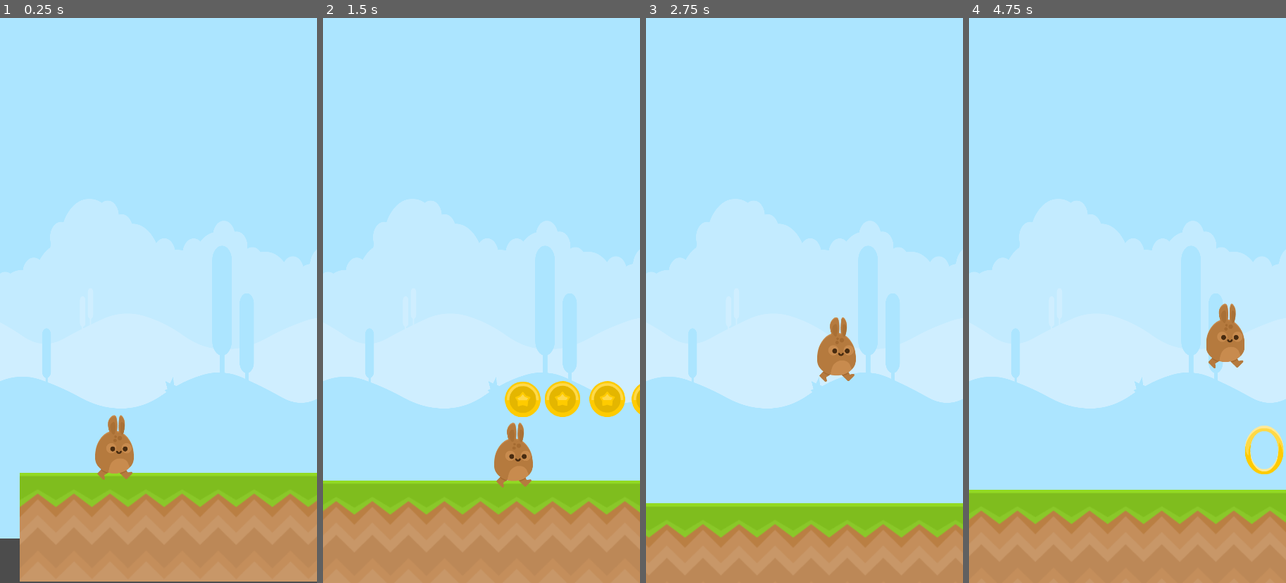
Above: before the commit, frames 1-4 (left to right).
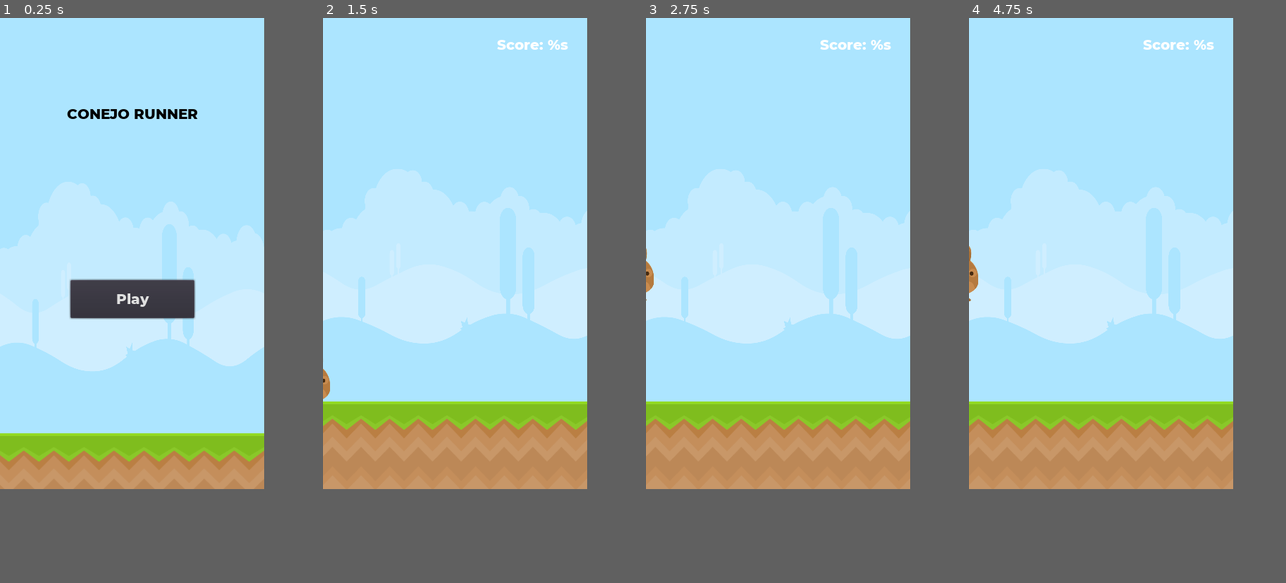
Above: after the commit, the same moments.

Repository: mrbarrientosg/juego-conejo
Game: Godot game, scene res://menu/MainScreen.tscn
The game is run twice, just before and just after one commit, with the same random seed, the same clock (stepped at 60 frames per second) and the same inputs. Before the commit the project starts from res://levels/SampleLevel.tscn.
Inputs (mouse positions are in pixels of both pictures, inside the frame that each line leads up to):
- Up to frame 1 (0.25 s): no input
- Up to frame 2 (1.5 s): click (481, 357) at 0.5 s, where only the run after the commit has a clickable "Play"; move the mouse to (551, 272) at 1.27 s
- Up to frame 3 (2.75 s): click (874, 272) at 1.52 s; move the mouse to (741, 328) at 2.02 s; click (741, 328) at 2.27 s
- Up to frame 4 (4.75 s): move the mouse to (1159, 176) at 2.77 s; move the mouse to (1111, 413) at 3.52 s; click (1111, 413) at 3.77 s; move the mouse to (1222, 385) at 4.27 s; click (1222, 385) at 4.52 s
In our replay, the window is 450x800 before the commit and 375x667 after it. These sizes can differ from the game's own. Grey fills any space a smaller window leaves; there, only what the larger window draws over its background counts as a difference.

The runs differ from the first frame. In frame 1, 36% of the frame differs, in the area x 0-100%, y 16-100%; in frame 2, 40%, in the area x 0-100%, y 3-100%; in frame 3, 37%; in frame 4, 40%.

Commit message:
test drag

Diff:
--- a/actors/Enemy.tscn
+++ b/actors/Enemy.tscn
@@ -8,12 +8,13 @@
 height = 8.0
 
 [sub_resource type="RectangleShape2D" id=2]
-extents = Vector2( 18, 5 )
+extents = Vector2( 16, 5 )
 
 [node name="Enemy" type="KinematicBody2D"]
 collision_layer = 2
 collision_mask = 9
 script = ExtResource( 2 )
+speed = Vector2( 100, 800 )
 
 [node name="skin" type="Sprite" parent="."]
 position = Vector2( 1.50463e-36, -26 )
--- a/actors/Player.tscn
+++ b/actors/Player.tscn
@@ -27,26 +27,27 @@
 [node name="skin" type="AnimatedSprite" parent="."]
 position = Vector2( 0, -38 )
 scale = Vector2( 0.38, 0.38 )
-frames = SubResource( 3 )
+frames = SubResource( 1 )
 animation = "run"
 
 [node name="CollisionShape2D" type="CollisionShape2D" parent="."]
 position = Vector2( 0, -30 )
-shape = SubResource( 1 )
+shape = SubResource( 2 )
 
 [node name="Camera2D" type="Camera2D" parent="."]
-position = Vector2( 0, -171 )
+offset = Vector2( 50, 0 )
 current = true
+zoom = Vector2( 1.05, 1 )
 limit_left = 0
 limit_top = 0
 limit_smoothed = true
 drag_margin_h_enabled = true
 drag_margin_v_enabled = true
 smoothing_enabled = true
-smoothing_speed = 7.0
+smoothing_speed = 10.0
 drag_margin_left = 0.0
 drag_margin_right = 0.0
-drag_margin_bottom = 0.1
+drag_margin_bottom = 0.0
 
 [node name="EnemyDetector" type="Area2D" parent="."]
 position = Vector2( 0, -30 )
--- /dev/null
+++ b/assest/font.tres
@@ -0,0 +1,7 @@
+[gd_resource type="DynamicFont" load_steps=2 format=2]
+
+[ext_resource path="res://Montserrat-ExtraBold.ttf" type="DynamicFontData" id=1]
+
+[resource]
+size = 20
+font_data = ExtResource( 1 )
--- /dev/null
+++ b/assest/ui_theme.tres
@@ -0,0 +1,6 @@
+[gd_resource type="Theme" load_steps=2 format=2]
+
+[ext_resource path="res://assest/font.tres" type="DynamicFont" id=1]
+
+[resource]
+default_font = ExtResource( 1 )
--- /dev/null
+++ b/autoload/PlayerData.tscn
@@ -0,0 +1,6 @@
+[gd_scene load_steps=2 format=2]
+
+[ext_resource path="res://scripts/PlayerData.gd" type="Script" id=1]
+
+[node name="PlayerData" type="Node"]
+script = ExtResource( 1 )
--- a/levels/SampleLevel.tscn
+++ b/levels/SampleLevel.tscn
@@ -10,6 +10,7 @@
 [ext_resource path="res://objects/Coin.tscn" type="PackedScene" id=8]
 [ext_resource path="res://objects/Portal2D.tscn" type="PackedScene" id=9]
 [ext_resource path="res://levels/SampleLevel2.tscn" type="PackedScene" id=10]
+[ext_resource path="res://menu/GameInterface.tscn" type="PackedScene" id=11]
 
 [sub_resource type="ConvexPolygonShape2D" id=1]
 points = PoolVector2Array( 128, 128, 0, 128, 0, 0, 128, 0 )
@@ -37,6 +38,10 @@
 "_edit_horizontal_guides_": [ 704.0 ],
 "_edit_vertical_guides_": [ 1536.0 ]
 }
+
+[node name="CanvasLayer2" type="CanvasLayer" parent="."]
+
+[node name="GameInterface" parent="CanvasLayer2" instance=ExtResource( 11 )]
 
 [node name="CanvasLayer" type="CanvasLayer" parent="."]
 layer = -4
@@ -80,7 +85,7 @@
 collision_layer = 8
 collision_mask = 0
 format = 1
-tile_data = PoolIntArray( 589824, 0, 0, 589826, 0, 0, 589828, 0, 0, 589830, 0, 0, 589832, 0, 0, 589833, 1, 0, 589834, 0, 0, 589836, 0, 0, 589838, 0, 0, 589839, 1, 0, 589840, 0, 0, 589842, 0, 0, 589844, 0, 0, 589846, 0, 0 )
+tile_data = PoolIntArray( 589824, 0, 0, 589826, 0, 0, 589828, 0, 0, 589830, 0, 0, 589832, 0, 0, 589833, 1, 0, 589834, 0, 0, 589836, 0, 0, 589838, 0, 0, 589839, 1, 0, 589840, 0, 0, 589842, 0, 0, 589844, 0, 0, 589846, 0, 0, 589848, 0, 0 )
 
 [node name="Portal2D" parent="." instance=ExtResource( 9 )]
 position = Vector2( 1508, 559 )
@@ -88,6 +93,7 @@
 
 [node name="Player" parent="." instance=ExtResource( 2 )]
 position = Vector2( 37, 576 )
+speed = Vector2( 1, 1000 )
 
 [node name="Camera2D" parent="Player" index="2"]
 limit_right = 1536
@@ -96,22 +102,15 @@
 [node name="Enemy" parent="." instance=ExtResource( 3 )]
 position = Vector2( 1386, 558 )
 
-[node name="Coin" parent="." instance=ExtResource( 8 )]
-position = Vector2( 498, 480 )
+[node name="Coins" type="Node" parent="."]
 
-[node name="Coin2" parent="." instance=ExtResource( 8 )]
-position = Vector2( 545, 480 )
+[node name="Coin" parent="Coins" instance=ExtResource( 8 )]
+position = Vector2( 501, 546 )
 
-[node name="Coin3" parent="." instance=ExtResource( 8 )]
-position = Vector2( 598, 480 )
+[node name="Coin2" parent="Coins" instance=ExtResource( 8 )]
+position = Vector2( 553, 546 )
 
-[node name="Coin4" parent="." instance=ExtResource( 8 )]
-position = Vector2( 648, 480 )
-
-[node name="Coin5" parent="." instance=ExtResource( 8 )]
-position = Vector2( 698, 480 )
-
-[node name="Coin6" parent="." instance=ExtResource( 8 )]
-position = Vector2( 750, 480 )
+[node name="Coin3" parent="Coins" instance=ExtResource( 8 )]
+position = Vector2( 612, 546 )
 
 [editable path="Player"]
--- /dev/null
+++ b/menu/ChangeSceneButton.tscn
@@ -0,0 +1,12 @@
+[gd_scene load_steps=2 format=2]
+
+[ext_resource path="res://scripts/ChangeSceneButton.gd" type="Script" id=1]
+
+[node name="ChangeSceneButton" type="Button"]
+margin_right = 176.0
+margin_bottom = 54.0
+size_flags_vertical = 3
+script = ExtResource( 1 )
+__meta__ = {
+"_edit_use_anchors_": false
+}
--- /dev/null
+++ b/menu/EndScreen.tscn
@@ -0,0 +1,195 @@
+[gd_scene load_steps=17 format=2]
+
+[ext_resource path="res://assest/PNG/Background/bg_layer2.png" type="Texture" id=1]
+[ext_resource path="res://assest/PNG/Background/bg_layer4.png" type="Texture" id=2]
+[ext_resource path="res://assest/PNG/Background/bg_layer3.png" type="Texture" id=3]
+[ext_resource path="res://assest/PNG/Background/bg_layer1.png" type="Texture" id=4]
+[ext_resource path="res://assest/ui_theme.tres" type="Theme" id=5]
+[ext_resource path="res://assest/PNG/Ground/Grass/grassRight.png" type="Texture" id=6]
+[ext_resource path="res://assest/PNG/Ground/Grass/grassMid.png" type="Texture" id=7]
+[ext_resource path="res://assest/PNG/Ground/Grass/grassLeft.png" type="Texture" id=8]
+[ext_resource path="res://actors/Player.tscn" type="PackedScene" id=9]
+[ext_resource path="res://menu/ChangeSceneButton.tscn" type="PackedScene" id=10]
+[ext_resource path="res://Montserrat-ExtraBold.ttf" type="DynamicFontData" id=12]
+
+[sub_resource type="DynamicFont" id=5]
+font_data = ExtResource( 12 )
+
+[sub_resource type="ConvexPolygonShape2D" id=1]
+points = PoolVector2Array( 128, 128, 0, 128, 0, 0, 128, 0 )
+
+[sub_resource type="ConvexPolygonShape2D" id=2]
+points = PoolVector2Array( 128, 128, 0, 128, 0, 0, 128, 0 )
+
+[sub_resource type="ConvexPolygonShape2D" id=3]
+points = PoolVector2Array( 128, 128, 0, 128, 0, 0, 128, 0 )
+
+[sub_resource type="TileSet" id=4]
+0/name = "grassMid.png 0"
+0/texture = ExtResource( 7 )
+0/tex_offset = Vector2( 0, 0 )
+0/modulate = Color( 1, 1, 1, 1 )
+0/region = Rect2( 0, 0, 128, 128 )
+0/tile_mode = 0
+0/occluder_offset = Vector2( 0, 0 )
+0/navigation_offset = Vector2( 0, 0 )
+0/shapes = [ {
+"autotile_coord": Vector2( 0, 0 ),
+"one_way": false,
+"one_way_margin": 1.0,
+"shape": SubResource( 1 ),
+"shape_transform": Transform2D( 1, 0, 0, 1, 0, 0 )
+} ]
+0/z_index = 0
+1/name = "grassLeft.png 1"
+1/texture = ExtResource( 8 )
+1/tex_offset = Vector2( 0, 0 )
+1/modulate = Color( 1, 1, 1, 1 )
+1/region = Rect2( 0, 0, 128, 128 )
+1/tile_mode = 0
+1/occluder_offset = Vector2( 0, 0 )
+1/navigation_offset = Vector2( 0, 0 )
+1/shapes = [ {
+"autotile_coord": Vector2( 0, 0 ),
+"one_way": false,
+"one_way_margin": 1.0,
+"shape": SubResource( 2 ),
+"shape_transform": Transform2D( 1, 0, 0, 1, 0, 0 )
+} ]
+1/z_index = 0
+2/name = "grassRight.png 2"
+2/texture = ExtResource( 6 )
+2/tex_offset = Vector2( 0, 0 )
+2/modulate = Color( 1, 1, 1, 1 )
+2/region = Rect2( 0, 0, 128, 128 )
+2/tile_mode = 0
+2/occluder_offset = Vector2( 0, 0 )
+2/navigation_offset = Vector2( 0, 0 )
+2/shapes = [ {
+"autotile_coord": Vector2( 0, 0 ),
+"one_way": false,
+"one_way_margin": 1.0,
+"shape": SubResource( 3 ),
+"shape_transform": Transform2D( 1, 0, 0, 1, 0, 0 )
+} ]
+2/z_index = 0
+
+[node name="MainScreen" type="Control"]
+anchor_right = 1.0
+anchor_bottom = 1.0
+theme = ExtResource( 5 )
+__meta__ = {
+"_edit_horizontal_guides_": [ 716.0, 0.0 ],
+"_edit_use_anchors_": false,
+"_edit_vertical_guides_": [ 525.0, -116.0 ]
+}
+
+[node name="bg_layer1" type="TextureRect" parent="."]
+anchor_right = 1.0
+anchor_bottom = 1.0
+texture = ExtResource( 4 )
+expand = true
+__meta__ = {
+"_edit_use_anchors_": false
+}
+
+[node name="bg_layer2" type="TextureRect" parent="."]
+anchor_right = 1.0
+anchor_bottom = 1.0
+texture = ExtResource( 1 )
+expand = true
+__meta__ = {
+"_edit_use_anchors_": false
+}
+
+[node name="bg_layer3" type="TextureRect" parent="."]
+anchor_right = 1.0
+anchor_bottom = 1.0
+texture = ExtResource( 3 )
+expand = true
+
+[node name="bg_layer4" type="TextureRect" parent="."]
+anchor_right = 1.0
+anchor_bottom = 1.0
+texture = ExtResource( 2 )
+expand = true
+__meta__ = {
+"_edit_use_anchors_": false
+}
+
+[node name="Label" type="Label" parent="."]
+anchor_left = 0.5
+anchor_right = 0.5
+margin_left = -110.5
+margin_top = 121.0
+margin_right = 111.5
+margin_bottom = 152.0
+custom_colors/font_color = Color( 0, 0, 0, 1 )
+text = "Conejo Runner"
+align = 1
+valign = 1
+uppercase = true
+__meta__ = {
+"_edit_use_anchors_": false
+}
+
+[node name="Score" type="Label" parent="."]
+anchor_left = 0.5
+anchor_right = 0.5
+margin_left = -139.5
+margin_top = 237.0
+margin_right = 139.5
+margin_bottom = 268.0
+custom_fonts/font = SubResource( 5 )
+custom_colors/font_color = Color( 0, 0, 0, 1 )
+text = "Your final score is %s."
+align = 1
+valign = 1
+__meta__ = {
+"_edit_use_anchors_": false
+}
+
+[node name="VBoxContainer" type="VBoxContainer" parent="."]
+anchor_left = 0.5
+anchor_right = 0.5
+margin_left = -87.5
+margin_top = 356.0
+margin_right = 102.5
+margin_bottom = 460.0
+size_flags_vertical = 3
+__meta__ = {
+"_edit_use_anchors_": false
+}
+
+[node name="PlayButton" parent="VBoxContainer" instance=ExtResource( 10 )]
+margin_right = 190.0
+margin_bottom = 50.0
+text = "Play "
+
+[node name="Back" parent="VBoxContainer" instance=ExtResource( 10 )]
+margin_top = 54.0
+margin_right = 190.0
+margin_bottom = 104.0
+text = "Back to menu"
+next_scene_path = "res://menu/MainScreen.tscn"
+
+[node name="TileMap" type="TileMap" parent="."]
+position = Vector2( 76.5, 140 )
+tile_set = SubResource( 4 )
+format = 1
+tile_data = PoolIntArray( 524285, 1, 0, 524287, 0, 0, 458753, 0, 0, 458755, 0, 0, 458757, 2, 0 )
+
+[node name="Player" parent="." instance=ExtResource( 9 )]
+visible = false
+position = Vector2( 185, 588 )
+speed = Vector2( 0, 1000 )
+
+[node name="Camera2D" parent="Player" index="2"]
+current = false
+limit_left = -115
+limit_right = 525
+limit_bottom = 715
+[connection signal="button_up" from="VBoxContainer/PlayButton" to="VBoxContainer/PlayButton" method="_on_button_up"]
+[connection signal="button_up" from="VBoxContainer/Back" to="VBoxContainer/Back" method="_on_button_up"]
+
+[editable path="Player"]
--- /dev/null
+++ b/menu/GameInterface.tscn
@@ -0,0 +1,76 @@
+[gd_scene load_steps=6 format=2]
+
+[ext_resource path="res://assest/ui_theme.tres" type="Theme" id=1]
+[ext_resource path="res://assest/font.tres" type="DynamicFont" id=2]
+[ext_resource path="res://menu/ChangeSceneButton.tscn" type="PackedScene" id=3]
+[ext_resource path="res://menu/RetryButton.tscn" type="PackedScene" id=4]
+[ext_resource path="res://scripts/GameInterface.gd" type="Script" id=5]
+
+[node name="GameInterface" type="Control"]
+anchor_right = 1.0
+anchor_bottom = 1.0
+theme = ExtResource( 1 )
+script = ExtResource( 5 )
+__meta__ = {
+"_edit_use_anchors_": false
+}
+
+[node name="Label" type="Label" parent="."]
+anchor_left = 1.0
+anchor_right = 1.0
+margin_left = -148.0
+margin_top = 25.0
+margin_right = -27.0
+margin_bottom = 56.0
+custom_fonts/font = ExtResource( 2 )
+text = "Score: %s"
+align = 2
+__meta__ = {
+"_edit_use_anchors_": false
+}
+
+[node name="PauseOverlay" type="ColorRect" parent="."]
+visible = false
+anchor_right = 1.0
+anchor_bottom = 1.0
+color = Color( 0, 0, 0, 0.27451 )
+__meta__ = {
+"_edit_use_anchors_": false
+}
+
+[node name="Label2" type="Label" parent="PauseOverlay"]
+anchor_left = 0.5
+anchor_right = 0.5
+margin_left = -40.0
+margin_top = 147.0
+margin_right = 40.0
+margin_bottom = 202.0
+text = "Paused"
+align = 1
+__meta__ = {
+"_edit_use_anchors_": false
+}
+
+[node name="VBoxContainer" type="VBoxContainer" parent="PauseOverlay"]
+anchor_left = 0.5
+anchor_top = 0.5
+anchor_right = 0.5
+anchor_bottom = 0.5
+margin_left = -116.0
+margin_top = 7.5
+margin_right = 116.0
+margin_bottom = 120.5
+__meta__ = {
+"_edit_use_anchors_": false
+}
+
+[node name="RetryButton" parent="PauseOverlay/VBoxContainer" instance=ExtResource( 4 )]
+margin_right = 232.0
+text = "Retry"
+
+[node name="ChangeSceneButton" parent="PauseOverlay/VBoxContainer" instance=ExtResource( 3 )]
+margin_top = 58.0
+margin_right = 232.0
+margin_bottom = 113.0
+text = "Back to menu"
+next_scene_path = "res://menu/MainScreen.tscn"
--- /dev/null
+++ b/menu/MainScreen.tscn
@@ -0,0 +1,168 @@
+[gd_scene load_steps=16 format=2]
+
+[ext_resource path="res://assest/PNG/Background/bg_layer2.png" type="Texture" id=1]
+[ext_resource path="res://assest/PNG/Background/bg_layer4.png" type="Texture" id=2]
+[ext_resource path="res://assest/PNG/Background/bg_layer3.png" type="Texture" id=3]
+[ext_resource path="res://assest/PNG/Background/bg_layer1.png" type="Texture" id=4]
+[ext_resource path="res://assest/ui_theme.tres" type="Theme" id=5]
+[ext_resource path="res://assest/PNG/Ground/Grass/grassRight.png" type="Texture" id=6]
+[ext_resource path="res://assest/PNG/Ground/Grass/grassMid.png" type="Texture" id=7]
+[ext_resource path="res://assest/PNG/Ground/Grass/grassLeft.png" type="Texture" id=8]
+[ext_resource path="res://actors/Player.tscn" type="PackedScene" id=9]
+[ext_resource path="res://menu/ChangeSceneButton.tscn" type="PackedScene" id=10]
+[ext_resource path="res://scripts/ChangeSceneButton.gd" type="Script" id=11]
+
+[sub_resource type="ConvexPolygonShape2D" id=1]
+points = PoolVector2Array( 128, 128, 0, 128, 0, 0, 128, 0 )
+
+[sub_resource type="ConvexPolygonShape2D" id=2]
+points = PoolVector2Array( 128, 128, 0, 128, 0, 0, 128, 0 )
+
+[sub_resource type="ConvexPolygonShape2D" id=3]
+points = PoolVector2Array( 128, 128, 0, 128, 0, 0, 128, 0 )
+
+[sub_resource type="TileSet" id=4]
+0/name = "grassMid.png 0"
+0/texture = ExtResource( 7 )
+0/tex_offset = Vector2( 0, 0 )
+0/modulate = Color( 1, 1, 1, 1 )
+0/region = Rect2( 0, 0, 128, 128 )
+0/tile_mode = 0
+0/occluder_offset = Vector2( 0, 0 )
+0/navigation_offset = Vector2( 0, 0 )
+0/shapes = [ {
+"autotile_coord": Vector2( 0, 0 ),
+"one_way": false,
+"one_way_margin": 1.0,
+"shape": SubResource( 1 ),
+"shape_transform": Transform2D( 1, 0, 0, 1, 0, 0 )
+} ]
+0/z_index = 0
+1/name = "grassLeft.png 1"
+1/texture = ExtResource( 8 )
+1/tex_offset = Vector2( 0, 0 )
+1/modulate = Color( 1, 1, 1, 1 )
+1/region = Rect2( 0, 0, 128, 128 )
+1/tile_mode = 0
+1/occluder_offset = Vector2( 0, 0 )
+1/navigation_offset = Vector2( 0, 0 )
+1/shapes = [ {
+"autotile_coord": Vector2( 0, 0 ),
+"one_way": false,
+"one_way_margin": 1.0,
+"shape": SubResource( 2 ),
+"shape_transform": Transform2D( 1, 0, 0, 1, 0, 0 )
+} ]
+1/z_index = 0
+2/name = "grassRight.png 2"
+2/texture = ExtResource( 6 )
+2/tex_offset = Vector2( 0, 0 )
+2/modulate = Color( 1, 1, 1, 1 )
+2/region = Rect2( 0, 0, 128, 128 )
+2/tile_mode = 0
+2/occluder_offset = Vector2( 0, 0 )
+2/navigation_offset = Vector2( 0, 0 )
+2/shapes = [ {
+"autotile_coord": Vector2( 0, 0 ),
+"one_way": false,
+"one_way_margin": 1.0,
+"shape": SubResource( 3 ),
+"shape_transform": Transform2D( 1, 0, 0, 1, 0, 0 )
+} ]
+2/z_index = 0
+
+[node name="MainScreen" type="Control"]
+anchor_right = 1.0
+anchor_bottom = 1.0
+theme = ExtResource( 5 )
+__meta__ = {
+"_edit_horizontal_guides_": [ 716.0, 0.0 ],
+"_edit_use_anchors_": false,
+"_edit_vertical_guides_": [ 525.0, -116.0 ]
+}
+
+[node name="bg_layer1" type="TextureRect" parent="."]
+anchor_right = 1.0
+anchor_bottom = 1.0
+texture = ExtResource( 4 )
+expand = true
+__meta__ = {
+"_edit_use_anchors_": false
+}
+
+[node name="bg_layer2" type="TextureRect" parent="."]
+anchor_right = 1.0
+anchor_bottom = 1.0
+texture = ExtResource( 1 )
+expand = true
+__meta__ = {
+"_edit_use_anchors_": false
+}
+
+[node name="bg_layer3" type="TextureRect" parent="."]
+anchor_right = 1.0
+anchor_bottom = 1.0
+texture = ExtResource( 3 )
+expand = true
+
+[node name="bg_layer4" type="TextureRect" parent="."]
+anchor_right = 1.0
+anchor_bottom = 1.0
+texture = ExtResource( 2 )
+expand = true
+__meta__ = {
+"_edit_use_anchors_": false
+}
+
+[node name="Label" type="Label" parent="."]
+anchor_left = 0.5
+anchor_right = 0.5
+margin_left = -110.5
+margin_top = 121.0
+margin_right = 111.5
+margin_bottom = 152.0
+custom_colors/font_color = Color( 0, 0, 0, 1 )
+text = "Conejo Runner"
+align = 1
+valign = 1
+uppercase = true
+__meta__ = {
+"_edit_use_anchors_": false
+}
+
+[node name="VBoxContainer" type="VBoxContainer" parent="."]
+anchor_left = 0.5
+anchor_right = 0.5
+margin_left = -87.5
+margin_top = 371.0
+margin_right = 88.5
+margin_bottom = 425.0
+size_flags_vertical = 3
+__meta__ = {
+"_edit_use_anchors_": false
+}
+
+[node name="PlayButton" parent="VBoxContainer" instance=ExtResource( 10 )]
+text = "Play"
+script = ExtResource( 11 )
+next_scene_path = "res://levels/SampleLevel.tscn"
+
+[node name="TileMap" type="TileMap" parent="."]
+position = Vector2( 76.5, 140 )
+tile_set = SubResource( 4 )
+format = 1
+tile_data = PoolIntArray( 524285, 1, 0, 524287, 0, 0, 458753, 0, 0, 458755, 0, 0, 458757, 2, 0 )
+
+[node name="Player" parent="." instance=ExtResource( 9 )]
+visible = false
+position = Vector2( 185, 588 )
+speed = Vector2( 0, 1000 )
+
+[node name="Camera2D" parent="Player" index="2"]
+current = false
+limit_left = -115
+limit_right = 525
+limit_bottom = 715
+[connection signal="button_up" from="VBoxContainer/PlayButton" to="VBoxContainer/PlayButton" method="_on_button_up"]
+
+[editable path="Player"]
--- /dev/null
+++ b/menu/RetryButton.tscn
@@ -0,0 +1,13 @@
+[gd_scene load_steps=2 format=2]
+
+[ext_resource path="res://scripts/RetryButton.gd" type="Script" id=1]
+
+[node name="RetryButton" type="Button"]
+margin_right = 176.0
+margin_bottom = 54.0
+size_flags_vertical = 3
+script = ExtResource( 1 )
+__meta__ = {
+"_edit_use_anchors_": false
+}
+[connection signal="button_up" from="." to="." method="_on_button_up"]
--- a/objects/Coin.tscn
+++ b/objects/Coin.tscn
@@ -1,28 +1,27 @@
 [gd_scene load_steps=10 format=2]
 
 [ext_resource path="res://assest/PNG/Items/gold_1.png" type="Texture" id=1]
-[ext_resource path="res://assest/PNG/Items/gold_3.png" type="Texture" id=2]
-[ext_resource path="res://assest/PNG/Items/gold_2.png" type="Texture" id=3]
-[ext_resource path="res://assest/PNG/Items/gold_4.png" type="Texture" id=4]
+[ext_resource path="res://assest/PNG/Items/gold_2.png" type="Texture" id=2]
+[ext_resource path="res://assest/PNG/Items/gold_4.png" type="Texture" id=3]
+[ext_resource path="res://assest/PNG/Items/gold_3.png" type="Texture" id=4]
 [ext_resource path="res://scripts/Coin.gd" type="Script" id=5]
 
-[sub_resource type="SpriteFrames" id=3]
+[sub_resource type="SpriteFrames" id=4]
 animations = [ {
-"frames": [ ExtResource( 1 ), ExtResource( 3 ), ExtResource( 2 ), ExtResource( 4 ) ],
+"frames": [ ExtResource( 1 ), ExtResource( 2 ), ExtResource( 4 ), ExtResource( 3 ) ],
 "loop": true,
 "name": "coin",
-"speed": 6.0
+"speed": 7.0
 } ]
 
 [sub_resource type="CircleShape2D" id=1]
 radius = 42.0
 
 [sub_resource type="Animation" id=2]
-resource_name = "bouncing"
 length = 1.4
 loop = true
 tracks/0/type = "value"
-tracks/0/path = NodePath("../Coin/skin:position")
+tracks/0/path = NodePath("skin:position")
 tracks/0/interp = 1
 tracks/0/loop_wrap = true
 tracks/0/imported = false
@@ -82,7 +81,7 @@
 script = ExtResource( 5 )
 
 [node name="skin" type="AnimatedSprite" parent="."]
-frames = SubResource( 3 )
+frames = SubResource( 4 )
 animation = "coin"
 
 [node name="CollisionShape2D" type="CollisionShape2D" parent="."]
--- a/project.godot
+++ b/project.godot
@@ -21,15 +21,18 @@
 [application]
 
 config/name="Juego"
-run/main_scene="res://levels/SampleLevel.tscn"
+run/main_scene="res://menu/MainScreen.tscn"
 config/icon="res://icon.png"
+
+[autoload]
+
+PlayerData="*res://autoload/PlayerData.tscn"
 
 [display]
 
 window/size/width=375
 window/size/height=667
-window/size/test_width=720
-window/size/test_height=1280
+window/size/always_on_top=true
 window/handheld/orientation="portrait"
 window/stretch/mode="2d"
 
@@ -37,7 +40,7 @@
 
 jump={
 "deadzone": 0.5,
-"events": [ Object(InputEventMouseButton,"resource_local_to_scene":false,"resource_name":"","device":0,"alt":false,"shift":false,"control":fal …(189 unchanged characters)…
+"events": [ Object(InputEventMouseButton,"resource_local_to_scene":false,"resource_name":"","device":-1,"alt":false,"shift":false,"control":fal …(189 unchanged characters)…
  ]
 }
 
--- /dev/null
+++ b/scripts/ChangeSceneButton.gd
@@ -0,0 +1,10 @@
+tool
+extends Button
+
+export(String, FILE) var next_scene_path: String = ""
+
+func _on_button_up() -> void:
+	get_tree().change_scene(next_scene_path)
+
+func _get_configuration_warning() -> String:
+	return "The next scene path must be provided." if not next_scene_path else ""
--- a/scripts/Coin.gd
+++ b/scripts/Coin.gd
@@ -1,10 +1,12 @@
 extends Area2D
 
 onready var anim_player: AnimationPlayer = $AnimationPlayer
-onready var skin: AnimatedSprite = $skin
+
+export var score: int = 10
 
 func _ready() -> void:
-	skin.play()
+	$skin.play()
 
 func _on_body_entered(body: Node) -> void:
 	anim_player.play("fade_out")
+	PlayerData.score += score
--- a/scripts/Enemy.gd
+++ b/scripts/Enemy.gd
@@ -1,4 +1,6 @@
 extends Actor
+
+export var score: int = 100
 
 func _ready() -> void:
 	set_physics_process(false)
@@ -7,11 +9,14 @@
 func _on_StompDetector_body_entered(body: Node) -> void:
 	if body.global_position.y > $StompDetector.global_position.y:
 		return
-	$CollisionShape2D.disabled = true
-	queue_free()
+	_die()
 
 func _physics_process(delta: float) -> void:
 	_velocity.y *= gravity * delta
 	if is_on_wall():
 		_velocity.x *= -1.0
 	_velocity.y = move_and_slide(_velocity, FLOOR_NORMAL).y
+
+func _die() -> void:
+	PlayerData.score += score
+	queue_free()
--- /dev/null
+++ b/scripts/GameInterface.gd
@@ -0,0 +1,37 @@
+extends Control
+
+onready var scene_tree: SceneTree = get_tree()
+onready var pause_overlay: ColorRect = $PauseOverlay
+
+var paused: bool = false setget set_paused
+var minimum_drag: float = 100.0
+var swipe_start: Vector2
+
+func _input(event: InputEvent) -> void:
+	if event is InputEventScreenDrag:
+		print("0")
+
+func _unhandled_input(event: InputEvent) -> void:
+	if event.is_action_pressed("pause"):
+		swipe_start = get_global_mouse_position()
+		scene_tree.set_input_as_handled()
+		print(swipe_start)
+	if event.is_action_released("pause"):
+		_calculate_swipe(get_global_mouse_position())
+
+
+func _calculate_swipe(swipe_end: Vector2) -> void:
+	if swipe_start == null:
+		return
+	var swipe = swipe_end - swipe_start
+	print(swipe)
+	if abs(swipe.y) > minimum_drag:
+		if swipe.y > 0:
+			print("1")
+		else:
+			print("2")
+
+func set_paused(value: bool) -> void:
+	paused = value
+	scene_tree.paused = value
+	pause_overlay.visible = value
--- /dev/null
+++ b/scripts/PlayerData.gd
@@ -0,0 +1,12 @@
+extends Node
+
+signal score_updated
+
+var score: int = 0 setget set_score
+
+func reset() -> void:
+	score = 0
+
+func set_score(value: int) -> void:
+	score = value
+	emit_signal("score_updated")
--- /dev/null
+++ b/scripts/RetryButton.gd
@@ -0,0 +1,7 @@
+extends Button
+
+
+func _on_button_up() -> void:
+	PlayerData.reset()
+	get_tree().paused = false
+	get_tree().reload_current_scene()
Binary file added: Montserrat-ExtraBold.ttf
Not shown: 3 places in actors/Player.tscn that only renumber resources
Not shown: 1 places in levels/SampleLevel.tscn that only renumber resources
Not shown: 2 places in objects/Coin.tscn that only renumber resources
